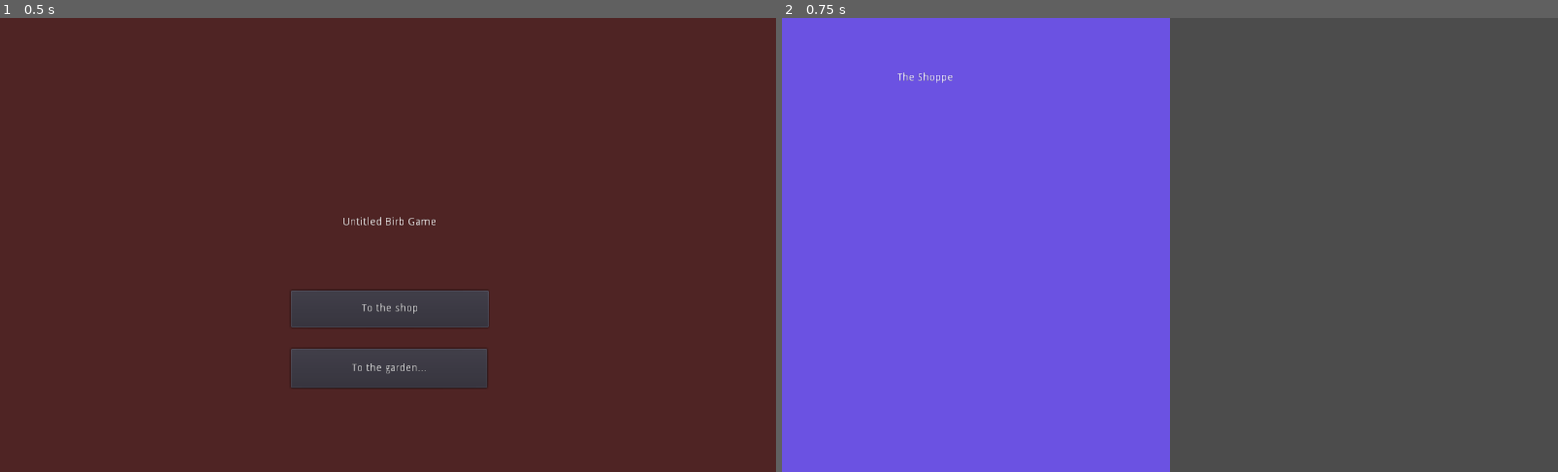
Above: before the commit, frames 1-2 (left to right).
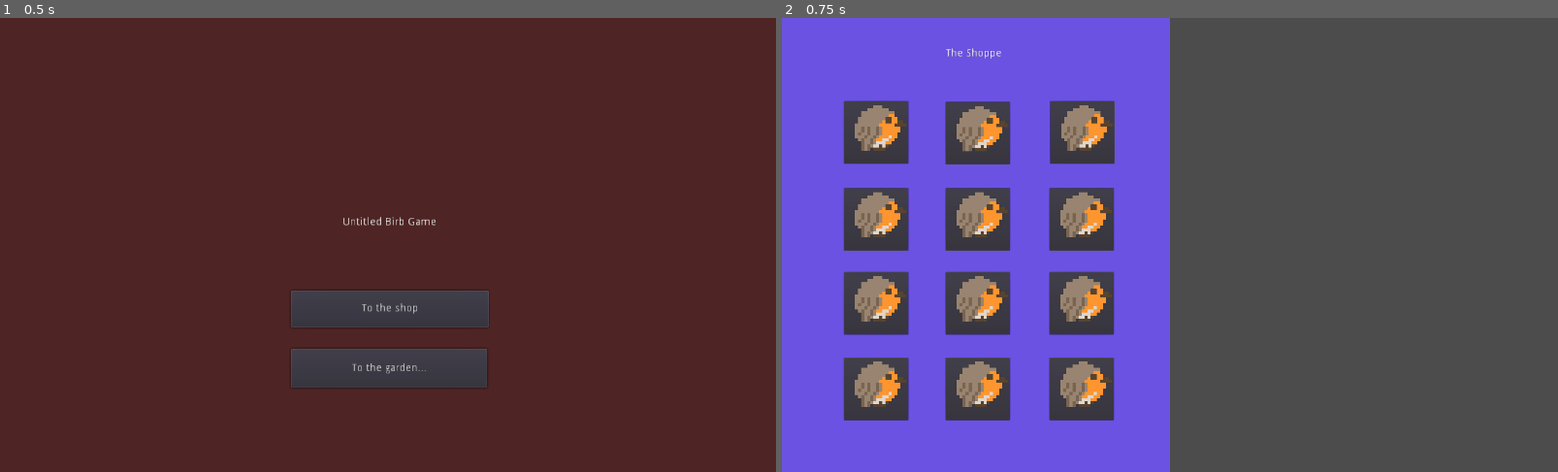
Above: after the commit, the same moments.

Repository: Binney/tori-atsume
Game: Godot game, scene res://Splash.tscn
Same seed, same stepped clock (60 frames per second), same inputs: the game is played once before the commit and once after it.
Inputs:
- Up to frame 1 (0.5 s): no input
- Up to frame 2 (0.75 s): click "To the shop" at 0.5 s

Frame 1 is identical in both runs. In frame 2, 14% of the frame differs, in the area x 7-43%, y 6-89%.

Commit message:
use robin as placeholder for shop items

Diff:
--- a/project/ShopScreen.tscn
+++ b/project/ShopScreen.tscn
@@ -1,15 +1,8 @@
-[gd_scene format=2]
+[gd_scene load_steps=2 format=2]
+
+[ext_resource path="res://burdart/robin1.png" type="Texture" id=1]
 
 [node name="ShopScreen" type="CanvasLayer"]
-
-[node name="Button" type="Button" parent="."]
-margin_left = 128.0
-margin_top = 139.0
-margin_right = 182.0
-margin_bottom = 177.0
-__meta__ = {
-"_edit_use_anchors_": false
-}
 
 [node name="ColorRect" type="ColorRect" parent="."]
 margin_right = 512.0
@@ -23,11 +16,143 @@
 [node name="RichTextLabel" type="RichTextLabel" parent="."]
 anchor_left = 0.5
 anchor_right = 0.5
-margin_left = -360.0
-margin_top = 72.0
-margin_right = -135.0
-margin_bottom = 148.0
+margin_left = -296.0
+margin_top = 40.0
+margin_right = -96.0
+margin_bottom = 70.0
 text = "The Shoppe"
 __meta__ = {
 "_edit_use_anchors_": false
 }
+
+[node name="Item1" type="Button" parent="."]
+margin_left = 82.0
+margin_top = 110.0
+margin_right = 294.0
+margin_bottom = 316.0
+rect_scale = Vector2( 0.4, 0.4 )
+icon = ExtResource( 1 )
+__meta__ = {
+"_edit_use_anchors_": false
+}
+
+[node name="Item2" type="Button" parent="."]
+margin_left = 216.0
+margin_top = 111.0
+margin_right = 428.0
+margin_bottom = 317.0
+rect_scale = Vector2( 0.4, 0.4 )
+icon = ExtResource( 1 )
+__meta__ = {
+"_edit_use_anchors_": false
+}
+
+[node name="Item3" type="Button" parent="."]
+margin_left = 354.0
+margin_top = 110.0
+margin_right = 566.0
+margin_bottom = 316.0
+rect_scale = Vector2( 0.4, 0.4 )
+icon = ExtResource( 1 )
+__meta__ = {
+"_edit_use_anchors_": false
+}
+
+[node name="Item4" type="Button" parent="."]
+margin_left = 82.0
+margin_top = 225.0
+margin_right = 294.0
+margin_bottom = 431.0
+rect_scale = Vector2( 0.4, 0.4 )
+icon = ExtResource( 1 )
+__meta__ = {
+"_edit_use_anchors_": false
+}
+
+[node name="Item5" type="Button" parent="."]
+margin_left = 216.0
+margin_top = 225.0
+margin_right = 428.0
+margin_bottom = 431.0
+rect_scale = Vector2( 0.4, 0.4 )
+icon = ExtResource( 1 )
+__meta__ = {
+"_edit_use_anchors_": false
+}
+
+[node name="Item6" type="Button" parent="."]
+margin_left = 353.0
+margin_top = 225.0
+margin_right = 565.0
+margin_bottom = 431.0
+rect_scale = Vector2( 0.4, 0.4 )
+icon = ExtResource( 1 )
+__meta__ = {
+"_edit_use_anchors_": false
+}
+
+[node name="Item7" type="Button" parent="."]
+margin_left = 82.0
+margin_top = 336.0
+margin_right = 294.0
+margin_bottom = 542.0
+rect_scale = Vector2( 0.4, 0.4 )
+icon = ExtResource( 1 )
+__meta__ = {
+"_edit_use_anchors_": false
+}
+
+[node name="Item8" type="Button" parent="."]
+margin_left = 216.0
+margin_top = 336.0
+margin_right = 428.0
+margin_bottom = 542.0
+rect_scale = Vector2( 0.4, 0.4 )
+icon = ExtResource( 1 )
+__meta__ = {
+"_edit_use_anchors_": false
+}
+
+[node name="Item9" type="Button" parent="."]
+margin_left = 353.0
+margin_top = 336.0
+margin_right = 565.0
+margin_bottom = 542.0
+rect_scale = Vector2( 0.4, 0.4 )
+icon = ExtResource( 1 )
+__meta__ = {
+"_edit_use_anchors_": false
+}
+
+[node name="Item10" type="Button" parent="."]
+margin_left = 82.0
+margin_top = 449.0
+margin_right = 294.0
+margin_bottom = 655.0
+rect_scale = Vector2( 0.4, 0.4 )
+icon = ExtResource( 1 )
+__meta__ = {
+"_edit_use_anchors_": false
+}
+
+[node name="Item11" type="Button" parent="."]
+margin_left = 216.0
+margin_top = 449.0
+margin_right = 428.0
+margin_bottom = 655.0
+rect_scale = Vector2( 0.4, 0.4 )
+icon = ExtResource( 1 )
+__meta__ = {
+"_edit_use_anchors_": false
+}
+
+[node name="Item12" type="Button" parent="."]
+margin_left = 353.0
+margin_top = 449.0
+margin_right = 565.0
+margin_bottom = 655.0
+rect_scale = Vector2( 0.4, 0.4 )
+icon = ExtResource( 1 )
+__meta__ = {
+"_edit_use_anchors_": false
+}
